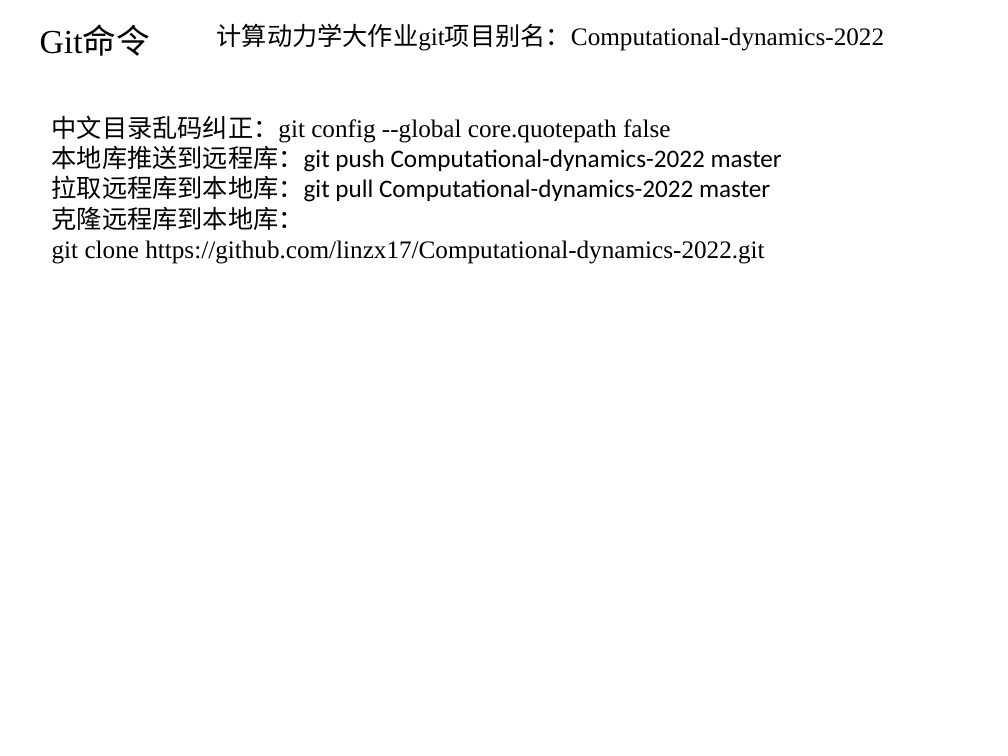
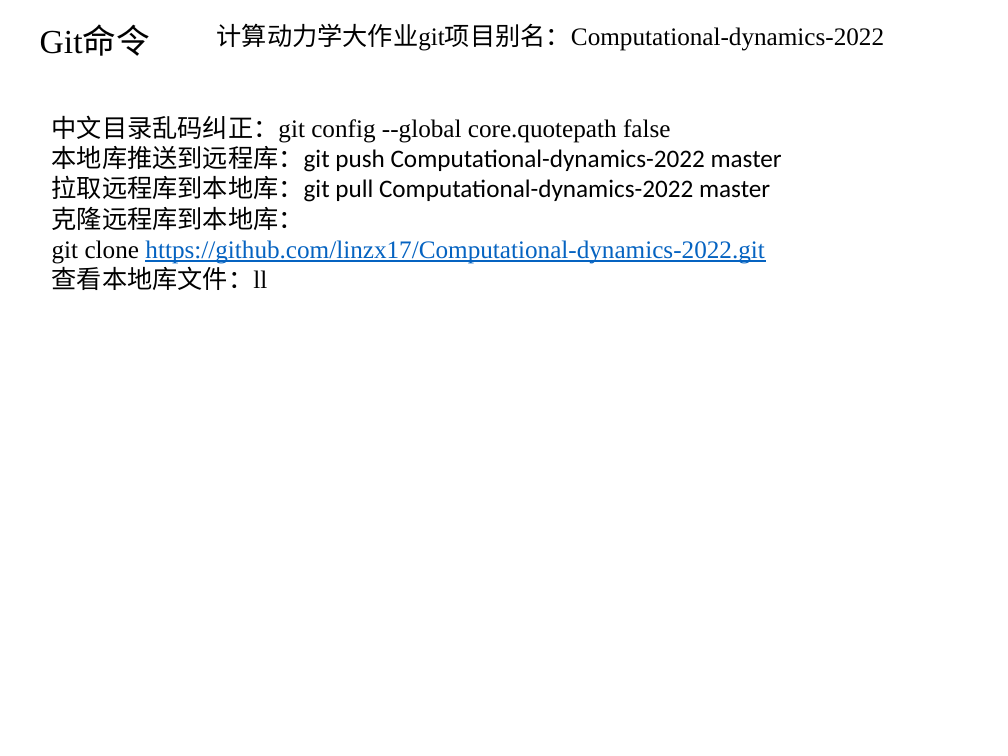
Before and after one commit to linzx17/Computational-dynamics-2022, a slide deck: slide 3 of git讲义_420803247.pptx. Drawn at 1008x756 pixels with LibreOffice and Linux fonts; fonts in the diff are those of the drawing. Boxes give left, top, right and bottom in pixels: in the first picture for what was removed or moved away, otherwise in the second. Text is boxed around its words. In the diff, an @@ line names an element or a change of style, - is before the commit and + after.

Commit message:
2022-0429-2335

```diff
--- a/git讲义_420803247.pptx
+++ b/git讲义_420803247.pptx
@@ text at [52, 262, 268, 290]: paragraph added @@
+查看本地库文件：ll
@@ text at [52, 240, 764, 264]: text colour #000000 to #0563C1, underline on in "https://github.com/linzx17/Computational-dynamics-2022.git" @@
```
